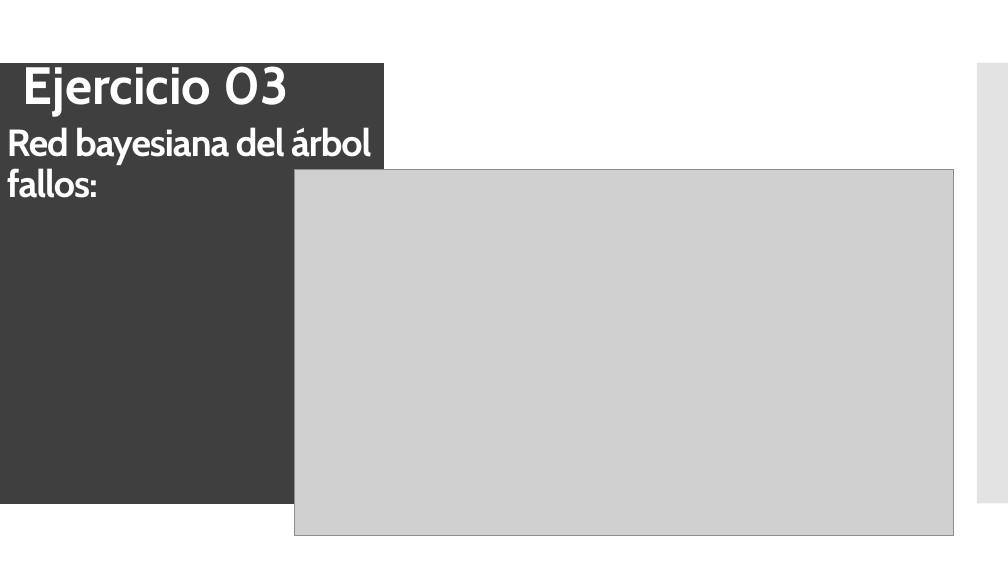
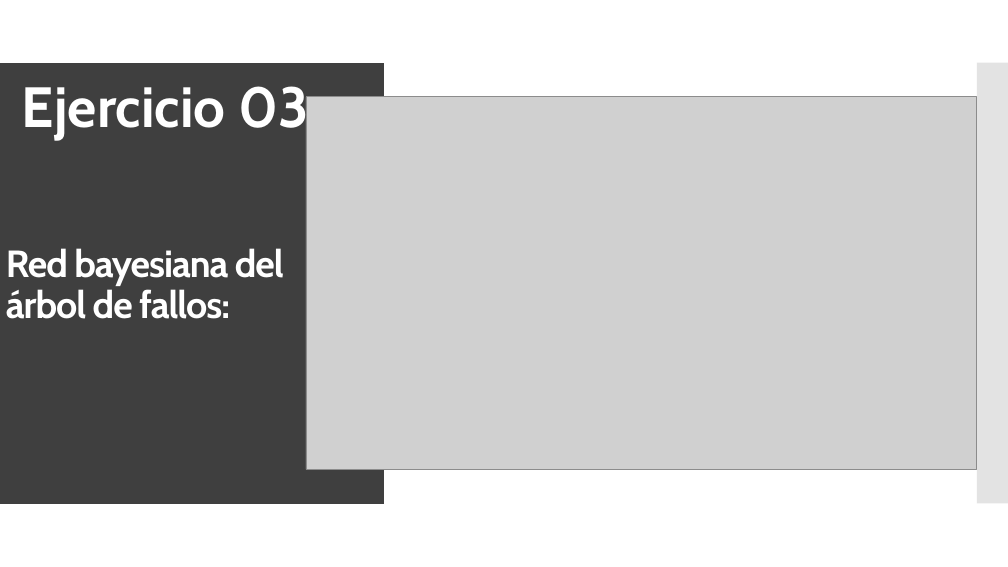
Before and after one commit to Juanfragar/Fiabilidad-y-gestion-de-riesgos, a slide deck: slide 12 of Práctica 3/PRESENTACION.pptx. Drawn at 1008x567 pixels with LibreOffice and Linux fonts; fonts in the diff are those of the drawing; grey boxes stand for pictures. Boxes give left, top, right and bottom in pixels: in the first picture for what was removed or moved away, otherwise in the second. Text is boxed around its words. In the diff, an @@ line names an element or a change of style, - is before the commit and + after.

```diff
--- a/Práctica 3/PRESENTACION.pptx
+++ b/Práctica 3/PRESENTACION.pptx
@@ text "Ejercicio 03": place and size @@
-text "Ejercicio 03" at [23, 59, 288, 115]
+text "Ejercicio 03" at [22, 86, 310, 139]
@@ text "Ejercicio 03" at [22, 86, 310, 139]: size 50 to 54 pt @@
@@ picture: place and size @@
-picture at [295, 169, 954, 535]
+picture at [306, 97, 977, 470]
@@ title at [6, 248, 284, 319]: text changed @@
-Red bayesiana del árbol
-fallos:
+Red bayesiana del árbol de fallos:
```
Also in this commit, not shown: 13 other slides changed, 2 other files.
